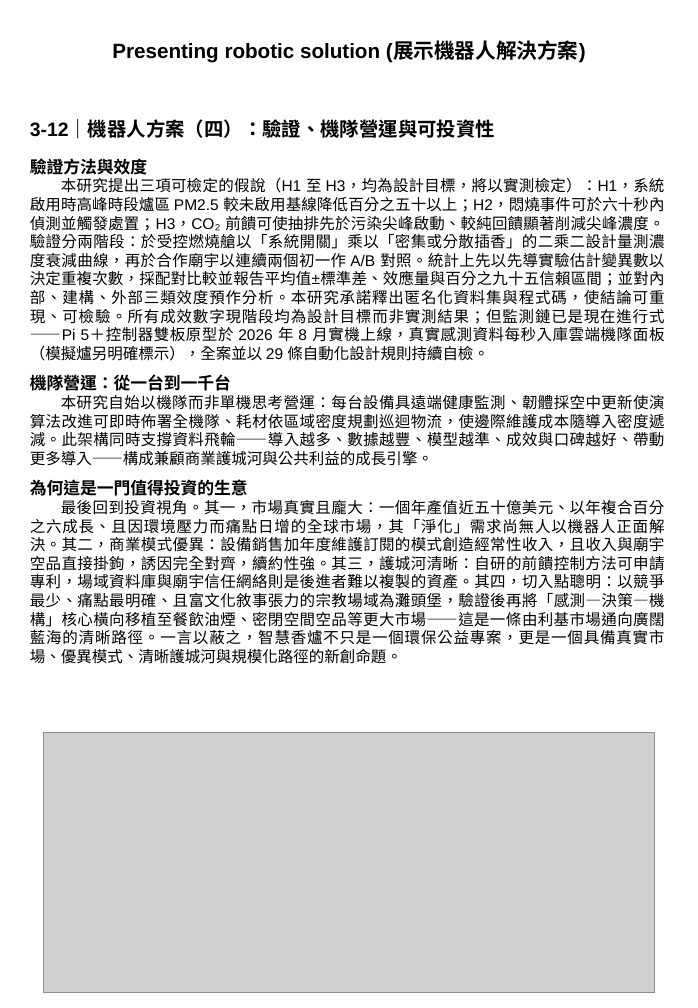
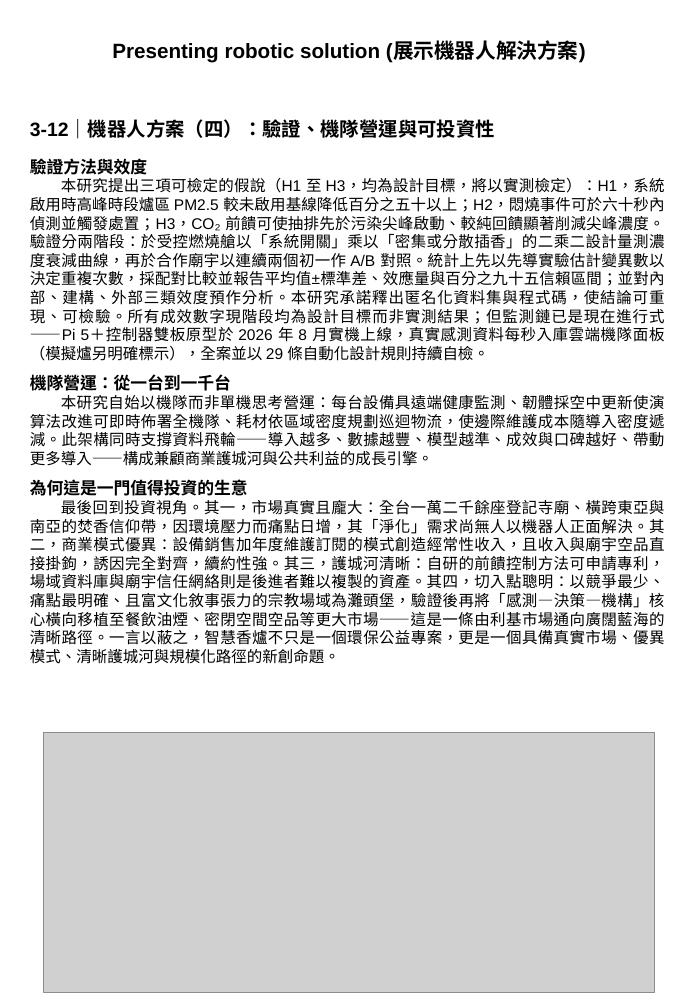
Before and after one commit to feihong9487/WRO2026, a slide deck: slide 17 of 簡報/未來新創家＿高中職組_v2.pptx. Drawn at 698x1008 pixels with LibreOffice and Linux fonts; fonts in the diff are those of the drawing; grey boxes stand for pictures. Boxes give left, top, right and bottom in pixels: in the first picture for what was removed or moved away, otherwise in the second. Text is boxed around its words. In the diff, an @@ line names an element or a change of style, - is before the commit and + after.

```diff
--- a/簡報/未來新創家＿高中職組_v2.pptx
+++ b/簡報/未來新創家＿高中職組_v2.pptx
@@ text at <box>30,500,665,664</box>: text changed @@
-最後回到投資視角。其一，市場真實且龐大：一個年產值近五十億美元、以年複合百分之六成長、且因環境壓力而痛點日增的全球市場，其「淨化」需求尚無人以機器人正面解決。其二，商業模式優異：設備銷售加年度維護訂閱的模式創造經常性收入，且收入與廟宇空品直接掛鉤，誘因完全對齊，續約性強。其三，護城河清晰：自研的前饋控制方法可申請專利，場域資料庫與廟宇信任網絡則是後進者難以複製的資產。其四，切入點聰明：以競爭最少、痛點最明確、且富文化敘事張力的宗教場域為灘頭堡，驗證後再將「感測—決策—機構」核心橫向移植至餐飲油煙、密閉空間空品等更大市場——這是一條由利基市場通向廣闊藍海的清晰路徑。一言以蔽之，智慧香爐不只是一個環保公益專案，更是一個具備真實市場、優異模式、清晰護城河與規模化路徑的新創命題。
+最後回到投資視角。其一，市場真實且龐大：全台一萬二千餘座登記寺廟、橫跨東亞與南亞的焚香信仰帶，因環境壓力而痛點日增，其「淨化」需求尚無人以機器人正面解決。其二，商業模式優異：設備銷售加年度維護訂閱的模式創造經常性收入，且收入與廟宇空品直接掛鉤，誘因完全對齊，續約性強。其三，護城河清晰：自研的前饋控制方法可申請專利，場域資料庫與廟宇信任網絡則是後進者難以複製的資產。其四，切入點聰明：以競爭最少、痛點最明確、且富文化敘事張力的宗教場域為灘頭堡，驗證後再將「感測—決策—機構」核心橫向移植至餐飲油煙、密閉空間空品等更大市場——這是一條由利基市場通向廣闊藍海的清晰路徑。一言以蔽之，智慧香爐不只是一個環保公益專案，更是一個具備真實市場、優異模式、清晰護城河與規模化路徑的新創命題。
```
Also in this commit, not shown: 4 other slides changed, 9 other files.
